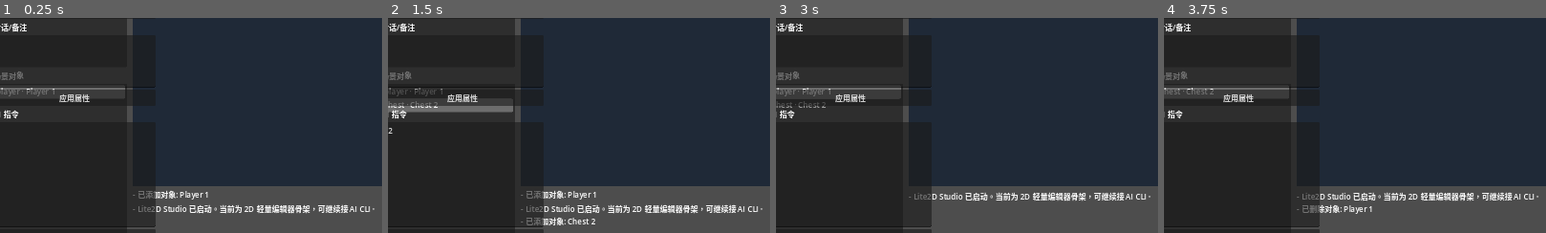
Above: before the commit, frames 1-4 (left to right).
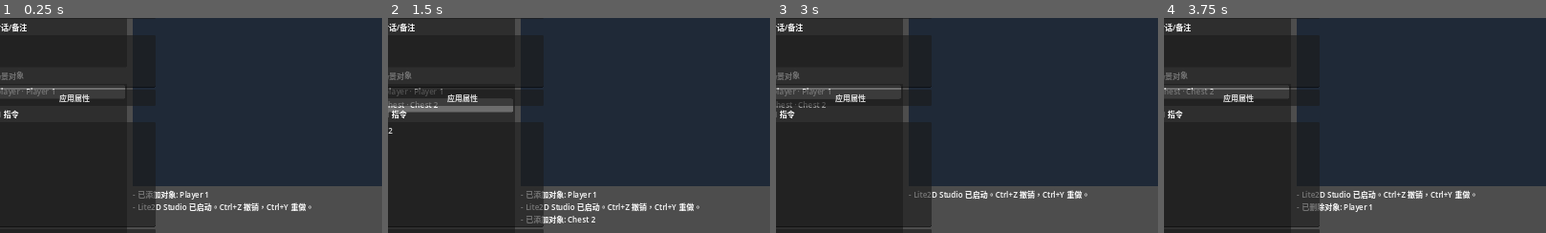
Above: after the commit, the same moments.

Repository: 0xPanty/godot-2d-lite
Game: Godot game, scene res://scenes/editor_main.tscn
Same seed, same stepped clock (60 frames per second), same inputs: the game is played once before the commit and once after it.
Inputs (mouse positions are % of the whole screen's width and height, from its top left):
- Up to frame 1 (0.25 s): no input
- Up to frame 2 (1.5 s): click (11, 51) at 0.52 s; type "12" at 0.6 s; click (11, 77) at 0.75 s; type "12" at 0.83 s; click "宝箱" at 1.25 s
- Up to frame 3 (3 s): click "运行预览" at 2 s; click "返回编辑器" at 2.75 s
- Up to frame 4 (3.75 s): click "删除对象" at 3.5 s
The pictures show only the part of the screen within x 1-51%, y 40-90%; the shares and areas given below are measured in that part.

The runs differ from the first frame. In frame 1, 1.4% of the frame differs, in the area x 34-98%, y 85-92%; in frame 2, 1.8%, in the area x 34-98%, y 85-97%; in frame 3, 1.4%; in frame 4, 1.8%.
Error before the commit: Trying to assign an array of type "Array" to a variable of type "Array[Dictionary]". (res://scripts/editor_main.gd:313)
Error after the commit: Trying to assign an array of type "Array" to a variable of type "Array[Dictionary]". (res://scripts/editor_main.gd:405)

Commit message:
Add undo/redo, debounce save, canvas perf optimization, template conflict fix
- Add UndoRedoManager with 50-level history (Ctrl+Z / Ctrl+Y)
- Debounce file saves with 1.5s timer instead of saving on every action
- Optimize scene_canvas to avoid full rebuild on selection-only changes
- Fix logic_templates priority system to prevent trigger_mode conflicts
- Clamp object positions to canvas bounds on move
- Add tile_paint_ended signal for proper undo batching
- Update project.godot features array

Co-authored-by: factory-droid[bot] <138933559+factory-droid[bot]@users.noreply.github.com>

Diff:
--- a/project.godot
+++ b/project.godot
@@ -12,7 +12,7 @@
 
 config/name="Lite2D Studio"
 run/main_scene="res://scenes/editor_main.tscn"
-config/features=PackedStringArray("4.3")
+config/features=PackedStringArray("4.3", "Forward Plus")
 config/icon="res://assets/icon.svg"
 
 [display]
--- a/scripts/editor_main.gd
+++ b/scripts/editor_main.gd
@@ -2,8 +2,10 @@
 
 const LogicTemplatesScript = preload("res://scripts/logic_templates.gd")
 const ProjectStoreScript = preload("res://scripts/project_store.gd")
+const UndoRedoScript = preload("res://scripts/undo_redo_manager.gd")
 const OBJECT_TYPES := ["player", "npc", "door", "chest", "trigger", "prop"]
 const TRIGGER_MODES := ["interact", "touch", "area", "auto"]
+const SAVE_DEBOUNCE_SEC := 1.5
 
 var resources: Array[Dictionary] = []
 var scene_objects: Array[Dictionary] = []
@@ -13,6 +15,8 @@
 var _next_object_id := 1
 var tool_mode := "select"
 var selected_terrain := "ground"
+var _undo_redo: RefCounted
+var _save_timer: Timer
 
 @onready var resource_list: ItemList = $MainSplit/LeftPanel/ResourceList
 @onready var object_list: ItemList = $MainSplit/LeftPanel/ObjectList
@@ -30,6 +34,8 @@
 @onready var prompt_input: TextEdit = $MainSplit/RightPanel/AIPanel/PromptInput
 
 func _ready() -> void:
+	_undo_redo = UndoRedoScript.new()
+	_setup_save_timer()
 	_setup_options()
 	_setup_dialog()
 	_bind_events()
@@ -37,7 +43,15 @@
 	if scene_objects.is_empty():
 		_add_object("player")
 	refresh_all()
-	append_log("Lite2D Studio 已启动。当前为 2D 轻量编辑器骨架，可继续接 AI CLI。")
+	_push_undo_state()
+	append_log("Lite2D Studio 已启动。Ctrl+Z 撤销，Ctrl+Y 重做。")
+
+func _setup_save_timer() -> void:
+	_save_timer = Timer.new()
+	_save_timer.one_shot = true
+	_save_timer.wait_time = SAVE_DEBOUNCE_SEC
+	_save_timer.timeout.connect(_do_save_snapshot)
+	add_child(_save_timer)
 
 func _setup_options() -> void:
 	for object_type in OBJECT_TYPES:
@@ -56,7 +70,82 @@
 	canvas.object_selected.connect(_on_canvas_object_selected)
 	canvas.object_moved.connect(_on_canvas_object_moved)
 	canvas.tile_painted.connect(_on_canvas_tile_painted)
+	canvas.tile_paint_ended.connect(_on_canvas_tile_paint_ended)
 	file_dialog.files_selected.connect(_on_files_selected)
+
+func _unhandled_key_input(event: InputEvent) -> void:
+	if not event is InputEventKey or not event.pressed or event.echo:
+		return
+	if event.ctrl_pressed and event.keycode == KEY_Z:
+		_perform_undo()
+		get_viewport().set_input_as_handled()
+	elif event.ctrl_pressed and event.keycode == KEY_Y:
+		_perform_redo()
+		get_viewport().set_input_as_handled()
+
+func _perform_undo() -> void:
+	if not _undo_redo.can_undo():
+		append_log("没有可撤销的操作。")
+		return
+	var state: Dictionary = _undo_redo.undo()
+	_restore_state(state)
+	refresh_all()
+	_request_save()
+	append_log("已撤销。")
+
+func _perform_redo() -> void:
+	if not _undo_redo.can_redo():
+		append_log("没有可重做的操作。")
+		return
+	var state: Dictionary = _undo_redo.redo()
+	_restore_state(state)
+	refresh_all()
+	_request_save()
+	append_log("已重做。")
+
+func _push_undo_state() -> void:
+	_undo_redo.push_state(_capture_state())
+
+func _capture_state() -> Dictionary:
+	var objects_copy: Array[Dictionary] = []
+	for obj in scene_objects:
+		objects_copy.append(obj.duplicate(true))
+	var resources_copy: Array[Dictionary] = []
+	for res_data in resources:
+		resources_copy.append(res_data.duplicate(true))
+	var tiles_copy: Array[Dictionary] = []
+	for tile in tile_cells:
+		tiles_copy.append(tile.duplicate(true))
+	return {
+		"resources": resources_copy,
+		"scene_objects": objects_copy,
+		"tile_cells": tiles_copy,
+		"next_object_id": _next_object_id,
+		"selected_object_id": selected_object_id,
+	}
+
+func _restore_state(state: Dictionary) -> void:
+	resources = []
+	for res_data in state.get("resources", []):
+		resources.append(res_data.duplicate(true))
+	scene_objects = []
+	for obj in state.get("scene_objects", []):
+		scene_objects.append(obj.duplicate(true))
+	tile_cells = []
+	for tile in state.get("tile_cells", []):
+		tile_cells.append(tile.duplicate(true))
+	_next_object_id = int(state.get("next_object_id", 1))
+	selected_object_id = String(state.get("selected_object_id", ""))
+
+func _request_save() -> void:
+	_save_timer.start()
+
+func _do_save_snapshot() -> void:
+	ProjectStoreScript.save_snapshot(resources, scene_objects, _next_object_id, tile_cells)
+
+func _record_and_save() -> void:
+	_push_undo_state()
+	_request_save()
 
 func _on_import_pressed() -> void:
 	file_dialog.popup_centered_ratio(0.75)
@@ -77,7 +166,7 @@
 	_add_object("trigger")
 
 func _on_preview_pressed() -> void:
-	_save_snapshot()
+	_do_save_snapshot()
 	append_log("已生成预览快照，准备切换到运行预览。")
 	get_tree().change_scene_to_file("res://scenes/runtime_preview.tscn")
 
@@ -122,7 +211,7 @@
 	if not scene_objects.is_empty():
 		selected_object_id = String(scene_objects[0].get("id", ""))
 	refresh_all()
-	_save_snapshot()
+	_record_and_save()
 	append_log("已删除对象: %s" % object_name)
 
 func _add_object(object_type: String) -> void:
@@ -137,7 +226,7 @@
 	scene_objects.append(object_data)
 	select_object(object_id)
 	refresh_all()
-	_save_snapshot()
+	_record_and_save()
 	append_log("已添加对象: %s" % object_data["name"])
 
 func _on_resource_selected(index: int) -> void:
@@ -156,15 +245,21 @@
 	var object_index := _find_object_index(object_id)
 	if object_index == -1:
 		return
-	scene_objects[object_index]["position"] = position
+	var canvas_size: Vector2 = canvas.size
+	var obj_size: Vector2 = scene_objects[object_index].get("size", Vector2(96, 96))
+	var clamped := position.clamp(Vector2.ZERO, canvas_size - obj_size)
+	scene_objects[object_index]["position"] = clamped
 	refresh_inspector()
 	refresh_object_list()
-	_save_snapshot()
+	_record_and_save()
 
 func _on_canvas_tile_painted(cell: Vector2i, terrain: String) -> void:
 	_apply_tile_change(cell, terrain)
-	_save_snapshot()
-	refresh_canvas()
+	_request_save()
+	refresh_canvas()
+
+func _on_canvas_tile_paint_ended() -> void:
+	_push_undo_state()
 
 func _on_files_selected(paths: PackedStringArray) -> void:
 	for path in paths:
@@ -182,7 +277,7 @@
 			"kind": "image",
 		})
 	refresh_resource_list()
-	_save_snapshot()
+	_record_and_save()
 	append_log("已导入素材数量: %s" % paths.size())
 
 func _on_apply_inspector_pressed() -> void:
@@ -201,7 +296,7 @@
 	object_data["dialogue"] = dialogue_edit.text.strip_edges()
 	scene_objects[object_index] = object_data
 	refresh_all()
-	_save_snapshot()
+	_record_and_save()
 	append_log("已更新对象属性: %s" % object_data["name"])
 
 func _on_apply_ai_pressed() -> void:
@@ -219,7 +314,7 @@
 		append_log(String(note))
 
 	refresh_all()
-	_save_snapshot()
+	_record_and_save()
 	prompt_input.clear()
 	append_log("AI 指令已应用到对象: %s" % scene_objects[object_index]["name"])
 
@@ -305,9 +400,6 @@
 	log_output.append_text("- %s\n" % message)
 	log_output.scroll_to_line(max(log_output.get_line_count() - 1, 0))
 
-func _save_snapshot() -> void:
-	ProjectStoreScript.save_snapshot(resources, scene_objects, _next_object_id, tile_cells)
-
 func _load_snapshot() -> void:
 	var snapshot: Dictionary = ProjectStoreScript.load_snapshot()
 	resources = snapshot.get("resources", [])
--- a/scripts/logic_templates.gd
+++ b/scripts/logic_templates.gd
@@ -1,10 +1,14 @@
 class_name LogicTemplates
 extends RefCounted
+
+enum TemplatePriority { LOW = 0, MEDIUM = 1, HIGH = 2 }
 
 static func apply_prompt(prompt: String, object_data: Dictionary) -> Dictionary:
 	var normalized := prompt.to_lower().strip_edges()
 	var updates := {}
 	var notes: Array[String] = []
+	var matched_trigger_mode := ""
+	var trigger_priority := -1
 
 	if normalized.is_empty():
 		return {"updates": updates, "notes": ["AI 指令为空，未生成逻辑。"]}
@@ -31,39 +35,50 @@
 		updates["solid"] = true
 		notes.append("已启用碰撞标记。")
 
-	if _contains_any(normalized, ["dialog", "对话", "npc", "talk"]):
-		updates["interactable"] = true
-		updates["trigger_mode"] = "interact"
-		if String(object_data.get("dialogue", "")).is_empty():
-			updates["dialogue"] = "你好，我是由 AI 自动绑定的对话对象。"
-		notes.append("已添加对话交互模板。")
-
 	if _contains_any(normalized, ["door", "切换场景", "teleport", "传送"]):
 		updates["interactable"] = true
-		updates["trigger_mode"] = "touch"
 		updates["behaviors/scene_transition"] = {
 			"enabled": true,
 			"target_scene": "res://scenes/placeholder_target.tscn",
 		}
+		if TemplatePriority.HIGH > trigger_priority:
+			matched_trigger_mode = "touch"
+			trigger_priority = TemplatePriority.HIGH
 		notes.append("已添加切场景模板。")
 
-	if _contains_any(normalized, ["chest", "宝箱", "loot", "reward"]):
+	elif _contains_any(normalized, ["chest", "宝箱", "loot", "reward"]):
 		updates["interactable"] = true
-		updates["trigger_mode"] = "interact"
 		updates["behaviors/reward"] = {
 			"enabled": true,
 			"item_id": "sample_item",
 			"amount": 1,
 		}
+		if TemplatePriority.MEDIUM > trigger_priority:
+			matched_trigger_mode = "interact"
+			trigger_priority = TemplatePriority.MEDIUM
 		notes.append("已添加奖励模板。")
 
-	if _contains_any(normalized, ["trigger", "区域", "event", "剧情"]):
-		updates["trigger_mode"] = "area"
+	elif _contains_any(normalized, ["trigger", "区域", "event", "剧情"]):
 		updates["behaviors/event"] = {
 			"enabled": true,
 			"event_id": "sample_event",
 		}
+		if TemplatePriority.MEDIUM > trigger_priority:
+			matched_trigger_mode = "area"
+			trigger_priority = TemplatePriority.MEDIUM
 		notes.append("已添加区域事件模板。")
+
+	if _contains_any(normalized, ["dialog", "对话", "npc", "talk"]):
+		updates["interactable"] = true
+		if String(object_data.get("dialogue", "")).is_empty():
+			updates["dialogue"] = "你好，我是由 AI 自动绑定的对话对象。"
+		if TemplatePriority.LOW > trigger_priority:
+			matched_trigger_mode = "interact"
+			trigger_priority = TemplatePriority.LOW
+		notes.append("已添加对话交互模板。")
+
+	if not matched_trigger_mode.is_empty():
+		updates["trigger_mode"] = matched_trigger_mode
 
 	if notes.is_empty():
 		notes.append("未识别到预置模板关键词，已保留指令供后续 CLI/模型扩展。")
--- a/scripts/scene_canvas.gd
+++ b/scripts/scene_canvas.gd
@@ -3,6 +3,7 @@
 signal object_selected(object_id: String)
 signal object_moved(object_id: String, position: Vector2)
 signal tile_painted(cell: Vector2i, terrain: String)
+signal tile_paint_ended()
 
 const GRID_SIZE := 32.0
 const TERRAIN_COLORS := {
@@ -19,6 +20,8 @@
 var _drag_offset := Vector2.ZERO
 var _tool_mode := "select"
 var _selected_terrain := "ground"
+var _is_painting := false
+var _dirty_selection := false
 
 func _ready() -> void:
 	mouse_filter = Control.MOUSE_FILTER_PASS
@@ -26,16 +29,58 @@
 	queue_redraw()
 
 func set_scene_objects(scene_objects: Array[Dictionary], selected_object_id: String = "", tile_cells: Array[Dictionary] = [], tool_mode: String = "select", selected_terrain: String = "ground") -> void:
-	_scene_objects = []
-	for object_data in scene_objects:
-		_scene_objects.append(object_data.duplicate(true))
-	_tile_cells = []
-	for tile_data in tile_cells:
-		_tile_cells.append(tile_data.duplicate(true))
+	var selection_changed := _selected_object_id != selected_object_id
+	var mode_changed := _tool_mode != tool_mode or _selected_terrain != selected_terrain
 	_selected_object_id = selected_object_id
 	_tool_mode = tool_mode
 	_selected_terrain = selected_terrain
-	_rebuild()
+
+	var needs_rebuild := mode_changed or _objects_changed(scene_objects)
+	if needs_rebuild:
+		_scene_objects = []
+		for object_data in scene_objects:
+			_scene_objects.append(object_data.duplicate(true))
+		_tile_cells = []
+		for tile_data in tile_cells:
+			_tile_cells.append(tile_data.duplicate(true))
+		_rebuild()
+	elif selection_changed:
+		_tile_cells = []
+		for tile_data in tile_cells:
+			_tile_cells.append(tile_data.duplicate(true))
+		_update_selection_visual()
+		queue_redraw()
+	else:
+		_tile_cells = []
+		for tile_data in tile_cells:
+			_tile_cells.append(tile_data.duplicate(true))
+		queue_redraw()
+
+func _objects_changed(new_objects: Array[Dictionary]) -> bool:
+	if new_objects.size() != _scene_objects.size():
+		return true
+	for i in new_objects.size():
+		var new_obj := new_objects[i]
+		var old_obj := _scene_objects[i]
+		if String(new_obj.get("id", "")) != String(old_obj.get("id", "")):
+			return true
+		if String(new_obj.get("name", "")) != String(old_obj.get("name", "")):
+			return true
+		if String(new_obj.get("resource_path", "")) != String(old_obj.get("resource_path", "")):
+			return true
+		var new_pos: Vector2 = new_obj.get("position", Vector2.ZERO)
+		var old_pos: Vector2 = old_obj.get("position", Vector2.ZERO)
+		if not new_pos.is_equal_approx(old_pos):
+			return true
+	return false
+
+func _update_selection_visual() -> void:
+	for object_id in _buttons.keys():
+		var button: Button = _buttons[object_id]
+		if object_id == _selected_object_id:
+			button.modulate = Color(1.0, 0.93, 0.65)
+		else:
+			button.modulate = Color.WHITE
 
 func _rebuild() -> void:
 	for child in get_children():
@@ -59,14 +104,15 @@
 		if icon_texture:
 			button.icon = icon_texture
 
-		if String(object_data.get("id", "")) == _selected_object_id:
+		var object_id := String(object_data.get("id", ""))
+		if object_id == _selected_object_id:
 			button.modulate = Color(1.0, 0.93, 0.65)
 		else:
 			button.modulate = Color.WHITE
 
-		button.gui_input.connect(_on_object_gui_input.bind(String(object_data.get("id", ""))))
+		button.gui_input.connect(_on_object_gui_input.bind(object_id))
 		add_child(button)
-		_buttons[String(object_data.get("id", ""))] = button
+		_buttons[object_id] = button
 
 	queue_redraw()
 
@@ -89,9 +135,15 @@
 func _gui_input(event: InputEvent) -> void:
 	if _tool_mode != "paint":
 		return
-	if event is InputEventMouseButton and event.button_index == MOUSE_BUTTON_LEFT and event.pressed:
-		_paint_at(event.position)
-	elif event is InputEventMouseMotion and Input.is_mouse_button_pressed(MOUSE_BUTTON_LEFT):
+	if event is InputEventMouseButton and event.button_index == MOUSE_BUTTON_LEFT:
+		if event.pressed:
+			_is_painting = true
+			_paint_at(event.position)
+		else:
+			if _is_painting:
+				_is_painting = false
+				emit_signal("tile_paint_ended")
+	elif event is InputEventMouseMotion and _is_painting:
 		_paint_at(event.position)
 	queue_redraw()
 
@@ -104,7 +156,7 @@
 			_dragging_object_id = object_id
 			_drag_offset = event.position
 			emit_signal("object_selected", object_id)
-			_rebuild()
+			_update_selection_visual()
 		else:
 			if _dragging_object_id == object_id:
 				var button: Button = _buttons.get(object_id)
--- /dev/null
+++ b/scripts/undo_redo_manager.gd
@@ -0,0 +1,37 @@
+class_name UndoRedoManager
+extends RefCounted
+
+const MAX_HISTORY := 50
+
+var _history: Array[Dictionary] = []
+var _current_index := -1
+
+func push_state(state: Dictionary) -> void:
+	if _current_index < _history.size() - 1:
+		_history.resize(_current_index + 1)
+	_history.append(state.duplicate(true))
+	if _history.size() > MAX_HISTORY:
+		_history.remove_at(0)
+	_current_index = _history.size() - 1
+
+func can_undo() -> bool:
+	return _current_index > 0
+
+func can_redo() -> bool:
+	return _current_index < _history.size() - 1
+
+func undo() -> Dictionary:
+	if not can_undo():
+		return {}
+	_current_index -= 1
+	return _history[_current_index].duplicate(true)
+
+func redo() -> Dictionary:
+	if not can_redo():
+		return {}
+	_current_index += 1
+	return _history[_current_index].duplicate(true)
+
+func clear() -> void:
+	_history.clear()
+	_current_index = -1
